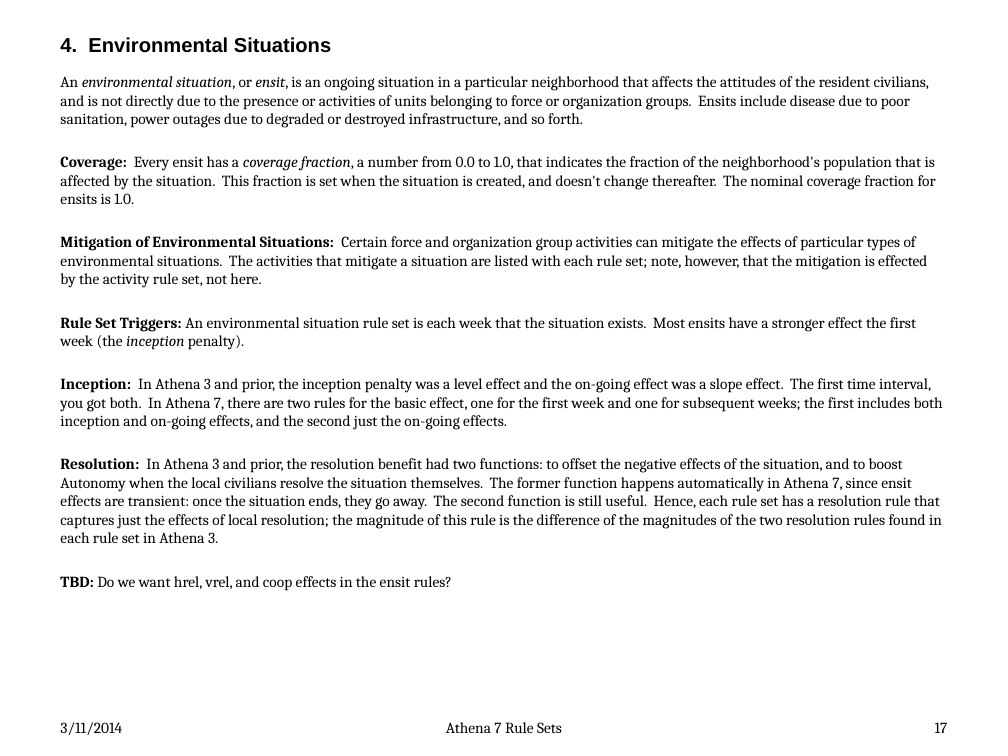
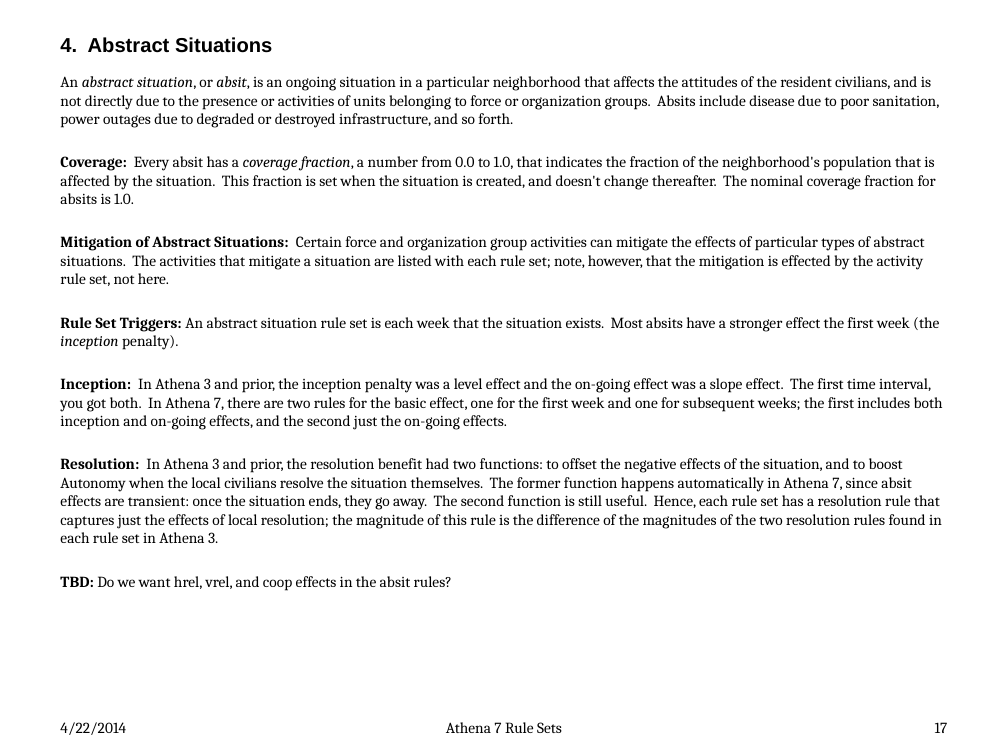
Before and after one commit to AthenaModel/athena-legacy, a slide deck: slide 17 of docs/dev/rules.pptx. Drawn at 1008x756 pixels with LibreOffice and Linux fonts; fonts in the diff are those of the drawing. Boxes give left, top, right and bottom in pixels: in the first picture for what was removed or moved away, otherwise in the second. Text is boxed around its words. In the diff, an @@ line names an element or a change of style, - is before the commit and + after.

```diff
--- a/docs/dev/rules.pptx
+++ b/docs/dev/rules.pptx
@@ title at bbox=[60, 37, 272, 53]: text changed @@
-4. Environmental Situations
+4. Abstract Situations
@@ text at bbox=[60, 76, 940, 350]: text changed @@
-An environmental situation, or ensit, is an ongoing situation in a particular neighborhood that affects the attitudes of the resident civilians, and is not directly due to the presence or activities of units belonging to force or organization groups. Ensits include disease due to poor sanitation, power outages due to degraded or destroyed infrastructure, and so forth.
-Coverage: Every ensit has a coverage fraction, a number from 0.0 to 1.0, that indicates the fraction of the neighborhood's population that is affected by the situation. This fraction is set when the situation is created, and doesn't change thereafter. The nominal coverage fraction for ensits is 1.0.
-Mitigation of Environmental Situations: Certain force and organization group activities can mitigate the effects of particular types of environmental situations. The activities that mitigate a situation are listed with each rule set; note, however, that the mitigation is effected by the activity rule set, not here.
-Rule Set Triggers: An environmental situation rule set is each week that the situation exists. Most ensits have a stronger effect the first week (the inception penalty).
+An abstract situation, or absit, is an ongoing situation in a particular neighborhood that affects the attitudes of the resident civilians, and is not directly due to the presence or activities of units belonging to force or organization groups. Absits include disease due to poor sanitation, power outages due to degraded or destroyed infrastructure, and so forth.
+Coverage: Every absit has a coverage fraction, a number from 0.0 to 1.0, that indicates the fraction of the neighborhood's population that is affected by the situation. This fraction is set when the situation is created, and doesn't change thereafter. The nominal coverage fraction for absits is 1.0.
+Mitigation of Abstract Situations: Certain force and organization group activities can mitigate the effects of particular types of abstract situations. The activities that mitigate a situation are listed with each rule set; note, however, that the mitigation is effected by the activity rule set, not here.
+Rule Set Triggers: An abstract situation rule set is each week that the situation exists. Most absits have a stronger effect the first week (the inception penalty).
@@ text at bbox=[60, 458, 942, 591]: text changed @@
-Resolution: In Athena 3 and prior, the resolution benefit had two functions: to offset the negative effects of the situation, and to boost Autonomy when the local civilians resolve the situation themselves. The former function happens automatically in Athena 7, since ensit effects are transient: once the situation ends, they go away. The second function is still useful. Hence, each rule set has a resolution rule that captures just the effects of local resolution; the magnitude of this rule is the difference of the magnitudes of the two resolution rules found in each rule set in Athena 3.
-TBD: Do we want hrel, vrel, and coop effects in the ensit rules?
+Resolution: In Athena 3 and prior, the resolution benefit had two functions: to offset the negative effects of the situation, and to boost Autonomy when the local civilians resolve the situation themselves. The former function happens automatically in Athena 7, since absit effects are transient: once the situation ends, they go away. The second function is still useful. Hence, each rule set has a resolution rule that captures just the effects of local resolution; the magnitude of this rule is the difference of the magnitudes of the two resolution rules found in each rule set in Athena 3.
+TBD: Do we want hrel, vrel, and coop effects in the absit rules?
@@ text at bbox=[60, 722, 126, 735]: text changed @@
-3/11/2014
+4/22/2014
```
Also in this commit, not shown: 72 other slides changed, 2 other files.
